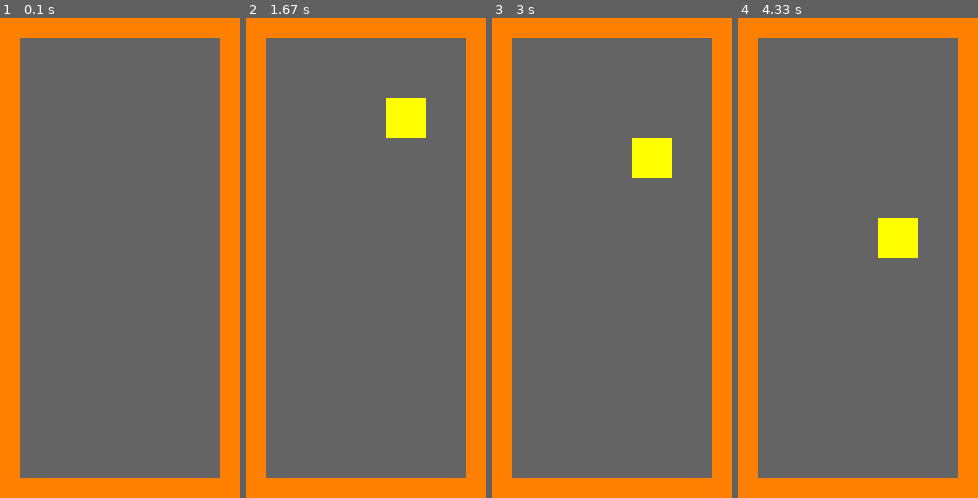
Above: before the commit, frames 1-4 (left to right).
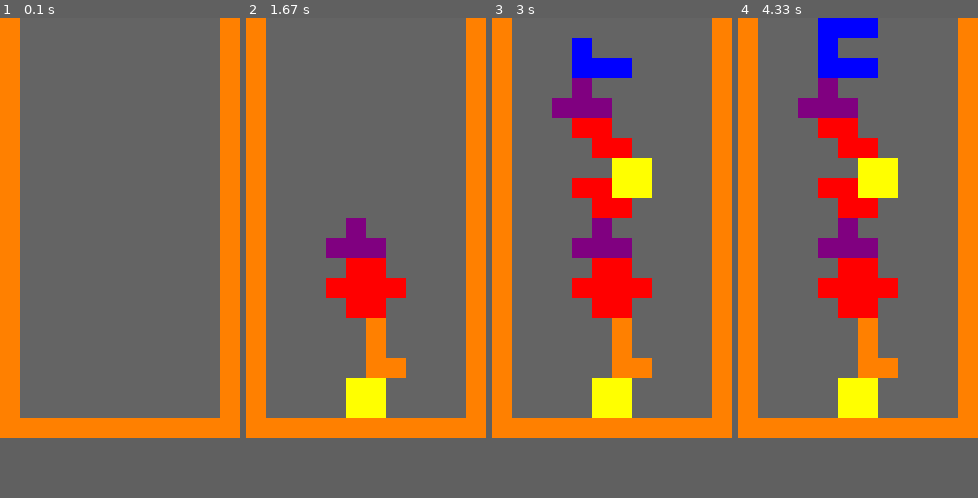
Above: after the commit, the same moments.

Repository: roscale/tetris-pygame
Game: pygame game, started from tetris-pygame.py
The game is run twice, just before and just after one commit, with the same random seed, the same clock (stepped at 60 frames per second) and the same inputs.
Inputs:
- Up to frame 1 (0.1 s): no input
- Up to frame 2 (1.67 s): tap Space at 0.33, 0.73, 1.03, 1.23, 1.53 s; hold Z 0.67-1.13 s; hold Right 0.67-1.13 s; hold D 1.17-1.63 s
- Up to frame 3 (3 s): hold Up 1.67-1.97 s; tap Space at 1.73, 2.07, 2.37, 2.57, 2.87 s; hold D 2-2.47 s; tap Z at 2.15 s; hold Left from 2.5 s (still down)
- Up to frame 4 (4.33 s): release Left at 3.03 s; hold S 3.07-3.37 s; tap Space at 3.13 s
In our replay, the window is 240x480 before the commit and 240x420 after it. These sizes can differ from the game's own. Grey fills any space a smaller window leaves; there, only what the larger window draws over its background counts as a difference.

The runs differ from the first frame. In frame 1, 12% of the frame differs, in the area x 0-100%, y 0-100%; in frame 2, 21%; in frame 3, 27%; in frame 4, 28%.

Commit message:
Actualisation grille + contrôles(space)

Diff:
--- a/tetris-pygame.py
+++ b/tetris-pygame.py
@@ -113,12 +113,21 @@
 
         self.rotation_actuelle = rotation
 
-    def tourner(self):
+    # def bouge(self, direction):
+    #     val = False
+    #     if piece.verif_pos(direction=direction) is True:
+    #         val = True
+    #         piece.actualise_pos(direction=direction)
+    #         if direction == "down":
+    #             Var.TICKS = pygame.time.get_ticks()
+    #     return val
+
+    def tourne(self):
         ### Faire le cycle des rotations
         self.rotation += 1
         if self.rotation > 3:
             self.rotation = 0
-
+        ### Verifier et actialiser la rotation
         if self.verif_pos(rotation=self.rotation) is True:
             self.actualise_pos(rotation=self.rotation)
         else:
@@ -142,37 +151,35 @@
 
 def dessine():
     ### Murs ###
-    for block_y in range(GRILLE_LARG):
-        x, y = blocks2pixels(0, block_y)
-        if block_y == 0 or block_y == GRILLE_LARG - 1:
-            for block_x in range(GRILLE_LONG):
-                grille.matrice[block_x][block_y] = MUR
-        else:
-            grille.matrice[0][block_y] = MUR
-            grille.matrice[GRILLE_LONG - 1][block_y] = MUR
+    for block_y in range(GRILLE_LARG - 1):
+        #x, y = blocks2pixels(0, block_y)
+        grille.matrice[0][block_y] = MUR
+        grille.matrice[GRILLE_LONG - 1][block_y] = MUR
+
+    ### Sol
+    for block_x in range(GRILLE_LONG):
+        grille.matrice[block_x][block_y + 1] = MUR
 
     ### Éléments du jeu ###
     for block_x in range(GRILLE_LONG):
-        for block_y in range(GRILLE_LARG):
-            x, y = blocks2pixels(block_x, block_y)
+        for block_y in range(2, GRILLE_LARG):
+            x, y = blocks2pixels(block_x, block_y - 2)
             if grille.matrice[block_x][block_y] != ESPACE:
                 pygame.draw.rect(DISPLAYSURF, grille.matrice[block_x][block_y].couleur, (x, y, BLOCK_DIM, BLOCK_DIM))
 
 
 class Var:
+    TICKS = 0
+    VITESSE = 500
     FPS = 30
     GAME_OVER = False
-    PAUSED = False
     SCORE = 0
 
-TIME_MOVE = 500
-tm = 0
-
 GRILLE_LONG = 12 # blocks
-GRILLE_LARG = 24 # blocks
+GRILLE_LARG = 23 # blocks
 BLOCK_DIM = 20 # px
 FENETRE_LONG = GRILLE_LONG * BLOCK_DIM
-FENETRE_LARG = GRILLE_LARG * BLOCK_DIM
+FENETRE_LARG = GRILLE_LARG * BLOCK_DIM - 2 * BLOCK_DIM
 
 VERT = (0, 204, 0)
 NOIR = (0, 0, 0)
@@ -205,35 +212,35 @@
                  Point((4, 1)), Point((5, 1)), Point((6, 1)), Point((7, 1)),
                  Point((5, -1)), Point((5, 0)), Point((5, 1)), Point((5, 2))]
 
-PIECE_J = [BLEU, Point((4, 1)), Point((4, 2)), Point((5, 2)), Point((6, 2)),
-                 Point((5, 1)), Point((6, 1)), Point((5, 2)), Point((5, 3)),
-                 Point((4, 2)), Point((5, 2)), Point((6, 2)), Point((6, 3)),
-                 Point((5, 1)), Point((5, 2)), Point((4, 3)), Point((5, 3))]
-
-PIECE_L = [ORANGE, Point((6, 1)), Point((4, 2)), Point((5, 2)), Point((6, 2)),
-                   Point((5, 1)), Point((5, 2)), Point((5, 3)), Point((6, 3)),
-                   Point((4, 2)), Point((5, 2)), Point((6, 2)), Point((4, 3)),
-                   Point((4, 1)), Point((5, 1)), Point((5, 2)), Point((5, 3))]
-
-PIECE_O = [JAUNE, Point((5, 1)), Point((6, 1)), Point((5, 2)), Point((6, 2)),
-                  Point((5, 1)), Point((6, 1)), Point((5, 2)), Point((6, 2)),
-                  Point((5, 1)), Point((6, 1)), Point((5, 2)), Point((6, 2)),
-                  Point((5, 1)), Point((6, 1)), Point((5, 2)), Point((6, 2))]
-
-PIECE_S = [LIME, Point((5, 1)), Point((6, 1)), Point((4, 2)), Point((5, 2)),
-                 Point((5, 0)), Point((5, 1)), Point((6, 1)), Point((6, 2)),
-                 Point((5, 1)), Point((6, 1)), Point((4, 2)), Point((5, 2)),
-                 Point((5, 0)), Point((5, 1)), Point((6, 1)), Point((6, 2))]
-
-PIECE_T = [MAUVE, Point((5, 1)), Point((4, 2)), Point((5, 2)), Point((6, 2)),
-                  Point((5, 1)), Point((5, 2)), Point((6, 2)), Point((5, 3)),
-                  Point((4, 2)), Point((5, 2)), Point((6, 2)), Point((5, 3)),
-                  Point((5, 1)), Point((4, 2)), Point((5, 2)), Point((5, 3))]
-
-PIECE_Z = [ROUGE, Point((4, 1)), Point((5, 1)), Point((5, 2)), Point((6, 2)),
-                  Point((6, 0)), Point((5, 1)), Point((6, 1)), Point((5, 2)),
-                  Point((4, 1)), Point((5, 1)), Point((5, 2)), Point((6, 2)),
-                  Point((6, 0)), Point((5, 1)), Point((6, 1)), Point((5, 2))]
+PIECE_J = [BLEU, Point((4, 0)), Point((4, 1)), Point((5, 1)), Point((6, 1)),
+                 Point((5, 0)), Point((6, 0)), Point((5, 1)), Point((5, 2)),
+                 Point((4, 1)), Point((5, 1)), Point((6, 1)), Point((6, 2)),
+                 Point((5, 0)), Point((5, 1)), Point((4, 2)), Point((5, 2))]
+
+PIECE_L = [ORANGE, Point((6, 0)), Point((4, 1)), Point((5, 1)), Point((6, 1)),
+                   Point((5, 0)), Point((5, 1)), Point((5, 2)), Point((6, 2)),
+                   Point((4, 1)), Point((5, 1)), Point((6, 1)), Point((4, 2)),
+                   Point((4, 0)), Point((5, 0)), Point((5, 1)), Point((5, 2))]
+
+PIECE_O = [JAUNE, Point((5, 0)), Point((6, 0)), Point((5, 1)), Point((6, 1)),
+                  Point((5, 0)), Point((6, 0)), Point((5, 1)), Point((6, 1)),
+                  Point((5, 0)), Point((6, 0)), Point((5, 1)), Point((6, 1)),
+                  Point((5, 0)), Point((6, 0)), Point((5, 1)), Point((6, 1))]
+
+PIECE_S = [LIME, Point((5, 0)), Point((6, 0)), Point((4, 1)), Point((5, 1)),
+                 Point((5, -1)), Point((5, 0)), Point((6, 0)), Point((6, 1)),
+                 Point((5, 0)), Point((6, 0)), Point((4, 1)), Point((5, 1)),
+                 Point((5, -1)), Point((5, 0)), Point((6, 0)), Point((6, 1))]
+
+PIECE_T = [MAUVE, Point((5, 0)), Point((4, 1)), Point((5, 1)), Point((6, 1)),
+                  Point((5, 0)), Point((5, 1)), Point((6, 1)), Point((5, 2)),
+                  Point((4, 1)), Point((5, 1)), Point((6, 1)), Point((5, 2)),
+                  Point((5, 0)), Point((4, 1)), Point((5, 1)), Point((5, 2))]
+
+PIECE_Z = [ROUGE, Point((4, 0)), Point((5, 0)), Point((5, 1)), Point((6, 1)),
+                  Point((6, -1)), Point((5, 0)), Point((6, 0)), Point((5, 1)),
+                  Point((4, 0)), Point((5, 0)), Point((5, 1)), Point((6, 1)),
+                  Point((6, -1)), Point((5, 0)), Point((6, 0)), Point((5, 1))]
 
 
 PIECES = (PIECE_I, PIECE_J, PIECE_L, PIECE_O, PIECE_S, PIECE_T, PIECE_Z)
@@ -251,6 +258,7 @@
 grille = Grille(GRILLE_LONG, GRILLE_LARG)
 
 piece = Piece()
+piece.actualise_pos()
 
 while True:
     #frame_direction = snake.direction
@@ -262,18 +270,23 @@
             sys.exit()
 
         if event.type == pygame.KEYDOWN:
-            if Var.GAME_OVER == False and Var.PAUSED == False:
+            if Var.GAME_OVER == False:
                 if (event.key == pygame.K_UP or event.key == pygame.K_z):
-                    piece.tourner()
-                if (event.key == pygame.K_DOWN or event.key == pygame.K_s):
+                    piece.tourne()
+                elif (event.key == pygame.K_DOWN or event.key == pygame.K_s):
                     if piece.verif_pos("down") is True:
                         piece.actualise_pos("down")
+                        Var.TICKS = pygame.time.get_ticks() ###
                 elif (event.key == pygame.K_LEFT or event.key == pygame.K_q):
                     if piece.verif_pos("left") is True:
                         piece.actualise_pos("left")
                 elif (event.key == pygame.K_RIGHT or event.key == pygame.K_d):
                     if piece.verif_pos("right") is True:
                         piece.actualise_pos("right")
+                elif (event.key == pygame.K_SPACE):
+                    while piece.verif_pos("down") is True:
+                        piece.actualise_pos("down")
+                    Var.TICKS = pygame.time.get_ticks() - Var.VITESSE
 
             # if (event.key == pygame.K_SPACE or event.key == pygame.K_p) and Var.GAME_OVER == False:
             #     if Var.PAUSED == False:
@@ -292,20 +305,29 @@
             #         sys.exit()
 
 
-    if Var.GAME_OVER == False and Var.PAUSED == False:
-        if pygame.time.get_ticks() - tm > TIME_MOVE:
+    if Var.GAME_OVER == False:
+        ### Attend le moment d'actualiser la pièce
+        if pygame.time.get_ticks() - Var.TICKS > Var.VITESSE:
             if piece.verif_pos("down") is True:
                 piece.actualise_pos("down")
-                tm = pygame.time.get_ticks()
             else:
-                ### Trensforme la pièce dans un obstacle
+                ### Transforme la pièce dans un obstacle
                 for block in piece.liste_blocks[piece.rotation_actuelle]:
                     print("ACTUALISE GRILLE")
                     grille.matrice[block.x][block.y] = Block("obstacle", piece.couleur)
-                    grille.efface_lignes_completes()
+
+                ### Verifie et efface les lignes complètes
+                grille.efface_lignes_completes()
 
                 ### Spawn une nouvelle pièce
                 piece = Piece()
+                if piece.verif_pos() is True:
+                    piece.actualise_pos()
+                else:
+                    Var.GAME_OVER = True
+                    ### Écris "Game Over"
+
+            Var.TICKS = pygame.time.get_ticks()
 
     # if Var.PAUSED == True:
     #     message('Paused')
